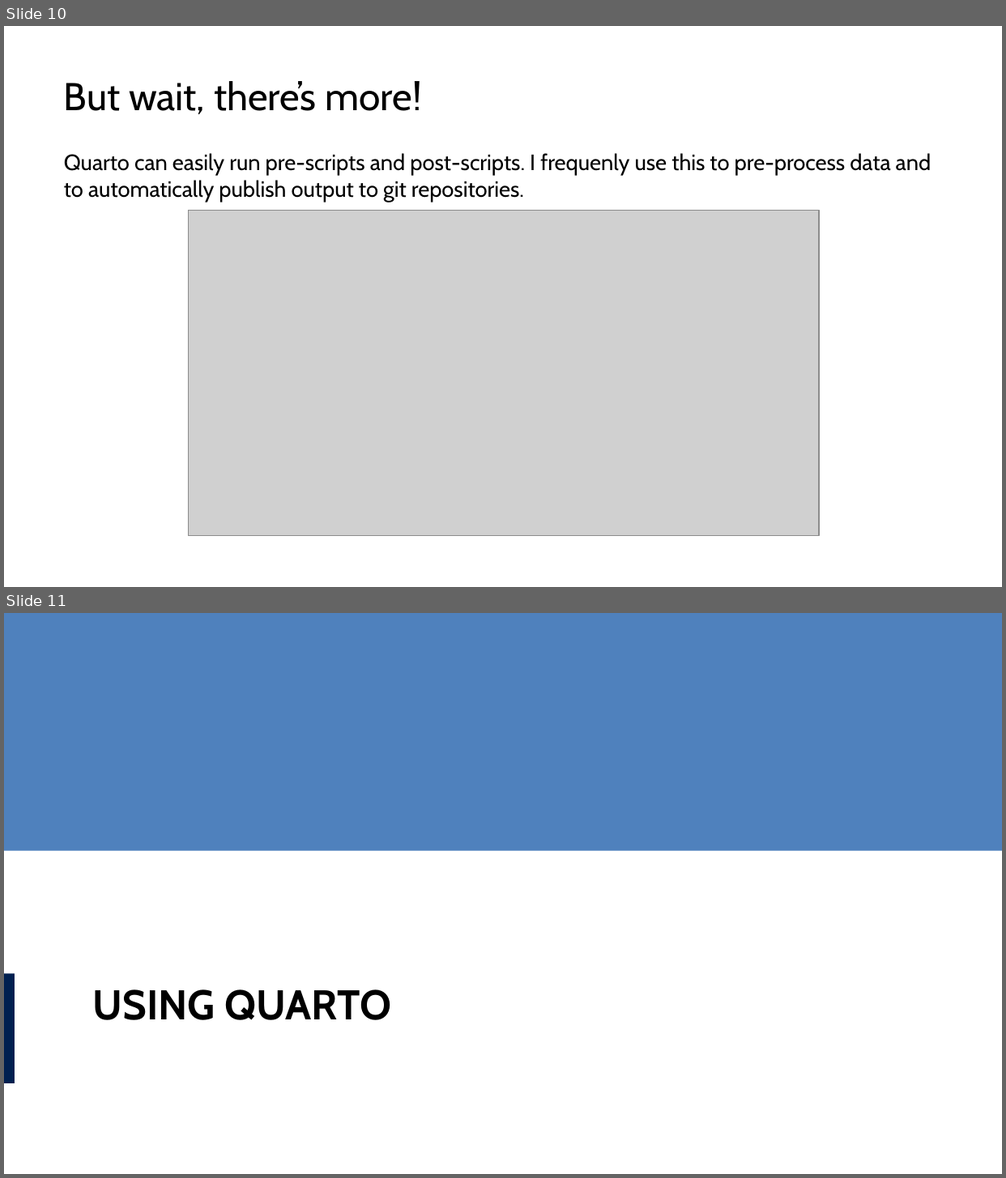
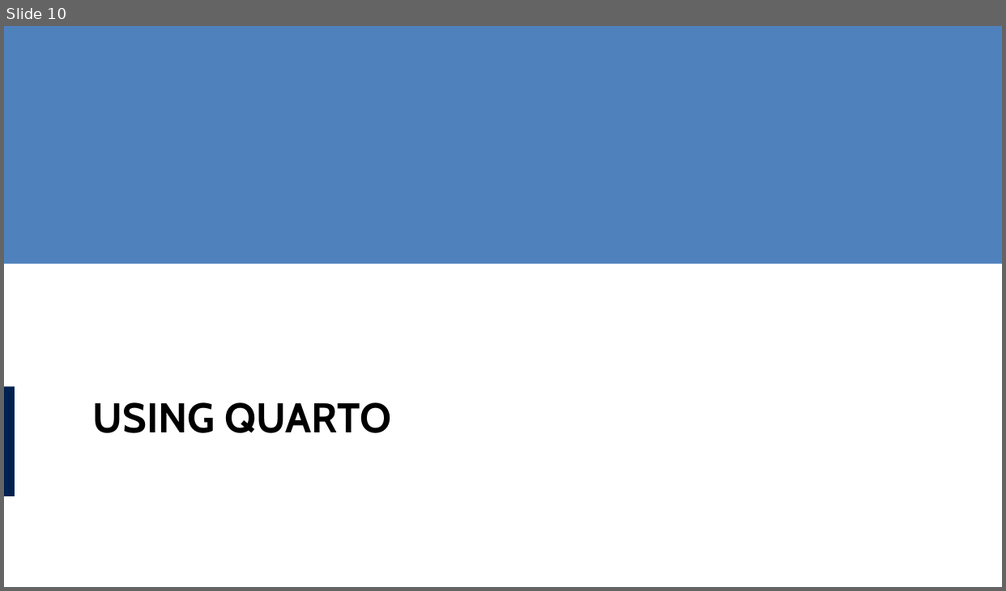
Before and after one commit to lucas-a-meyer/using-quarto, a slide deck: docs/presentation.pptx. Shown one above the other, each under a label of ours: slides 10 and 11 before the commit, slide 10 after it. The pictures are 1006x1178 and 1006x591 pixels, drawn with LibreOffice and Linux fonts; fonts in the diff are those of the drawing; grey boxes stand for pictures. Boxes give left, top, right and bottom in pixels: in the first picture for what was removed or moved away, otherwise in the second. Text is boxed around its words. In the diff, an @@ line names an element or a change of style, - is before the commit and + after.

```diff
--- a/docs/presentation.pptx
+++ b/docs/presentation.pptx
@@ slide 10 removed at [4, 26, 1002, 587], background #FFFFFF @@
@@ title removed at [64, 81, 421, 114] @@
-But wait, there’s more!
@@ text removed at [64, 153, 931, 202] @@
-Quarto can easily run pre-scripts and post-scripts. I frequenly use this to pre-process data and to automatically publish output to git repositories.
@@ picture removed at [189, 211, 820, 536] @@
@@ what was slide 11 is now slide 10 @@
```
Also in this commit, not shown: 3 slides changed, 2 slides added, 1 other slide removed, 19 other files.
